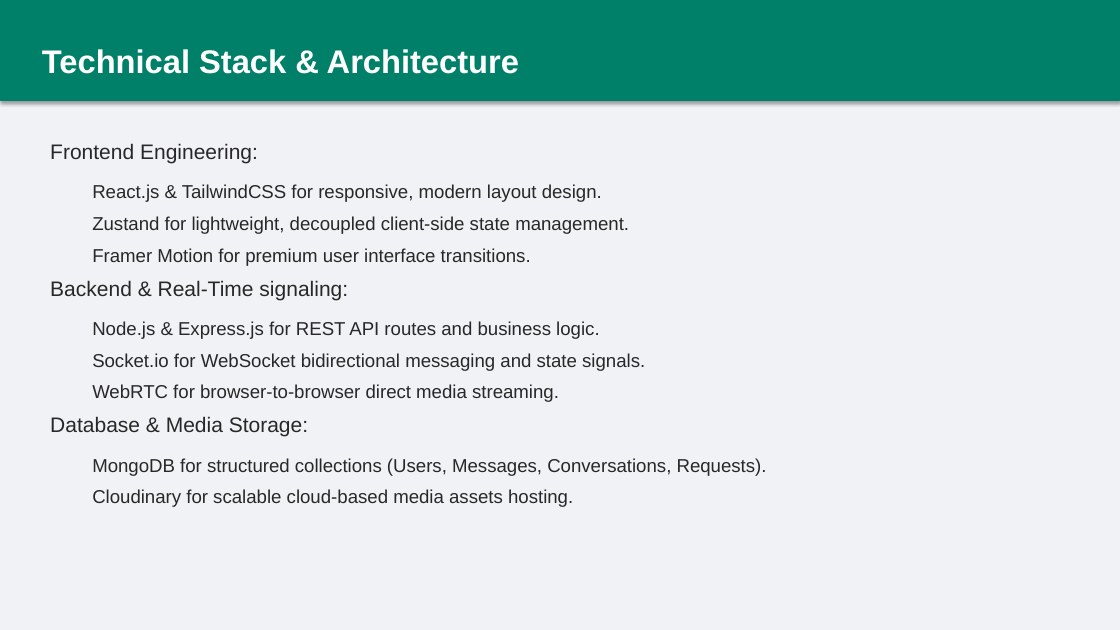
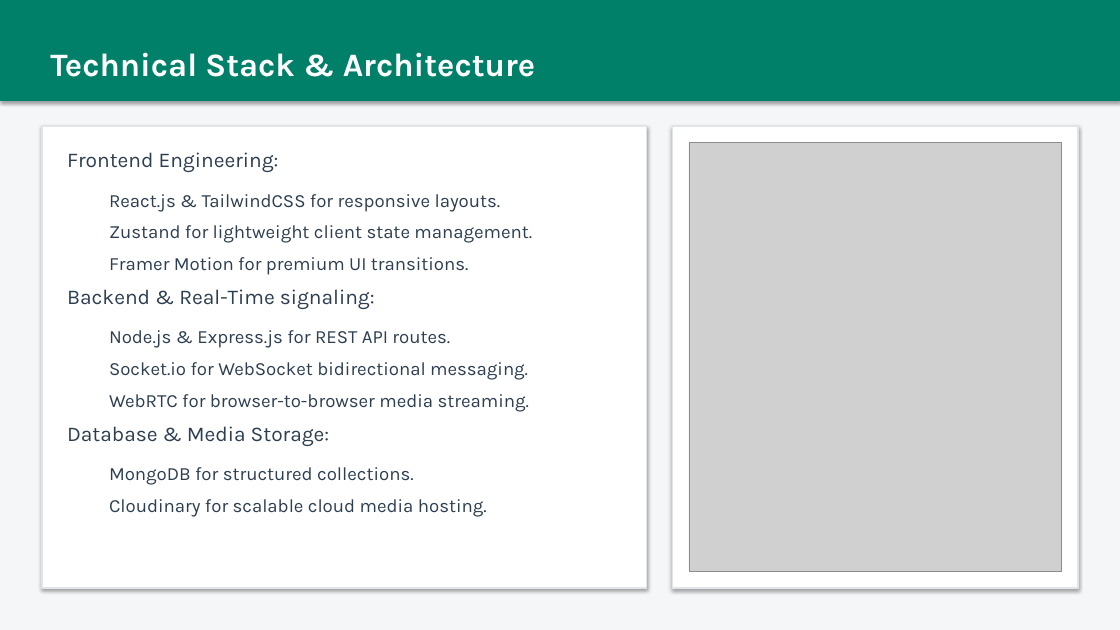
Before and after one commit to Stephen789201/whatsapp-clone, a slide deck: slide 3 of Talkies_Project_Presentation.pptx. Drawn at 1120x630 pixels with LibreOffice and Linux fonts; fonts in the diff are those of the drawing; grey boxes stand for pictures. Boxes give left, top, right and bottom in pixels: in the first picture for what was removed or moved away, otherwise in the second. Text is boxed around its words. In the diff, an @@ line names an element or a change of style, - is before the commit and + after.

Commit message:
Update PowerPoint presentation with card-based designs and embedded custom PNG illustrations

```diff
--- a/Talkies_Project_Presentation.pptx
+++ b/Talkies_Project_Presentation.pptx
@@ background #F0F2F5 to #F5F6F8 @@
@@ rectangle "Technical Stack & Architecture" at (0,0,1120,101): font Arial to Karla @@
@@ rectangle added at (42,126,647,588), fill #FFFFFF, outline #E1E4E8 1 pt @@
@@ text "Frontend Engineering:": place and size @@
-text "Frontend Engineering:" at (50,143,767,507)
+text "Frontend Engineering:" at (67,152,532,517)
@@ rectangle added at (672,126,1078,588), fill #FFFFFF, outline #E1E4E8 1 pt @@
@@ picture added at (689,143,1061,571) @@
@@ text at (67,152,375,446): font Arial to Karla, text colour #282828 to #2C3E50 in "Frontend Engineering:", "Backend & Real-Time signaling:", "Database & Media Storage:" @@
@@ text at (109,194,532,275): text changed; font Arial to Karla; text colour #282828 to #2C3E50 @@
-  React.js & TailwindCSS for responsive, modern layout design.
-  Zustand for lightweight, decoupled client-side state management.
-  Framer Motion for premium user interface transitions.
+  React.js & TailwindCSS for responsive layouts.
+  Zustand for lightweight client state management.
+  Framer Motion for premium UI transitions.
@@ text at (109,330,529,412): text changed; font Arial to Karla; text colour #282828 to #2C3E50 @@
-  Node.js & Express.js for REST API routes and business logic.
-  Socket.io for WebSocket bidirectional messaging and state signals.
-  WebRTC for browser-to-browser direct media streaming.
+  Node.js & Express.js for REST API routes.
+  Socket.io for WebSocket bidirectional messaging.
+  WebRTC for browser-to-browser media streaming.
@@ text at (109,467,487,517): text changed; font Arial to Karla; text colour #282828 to #2C3E50 @@
-  MongoDB for structured collections (Users, Messages, Conversations, Requests).
-  Cloudinary for scalable cloud-based media assets hosting.
+  MongoDB for structured collections.
+  Cloudinary for scalable cloud media hosting.
```
Also in this commit, not shown: 9 other slides changed, 3 other files.
